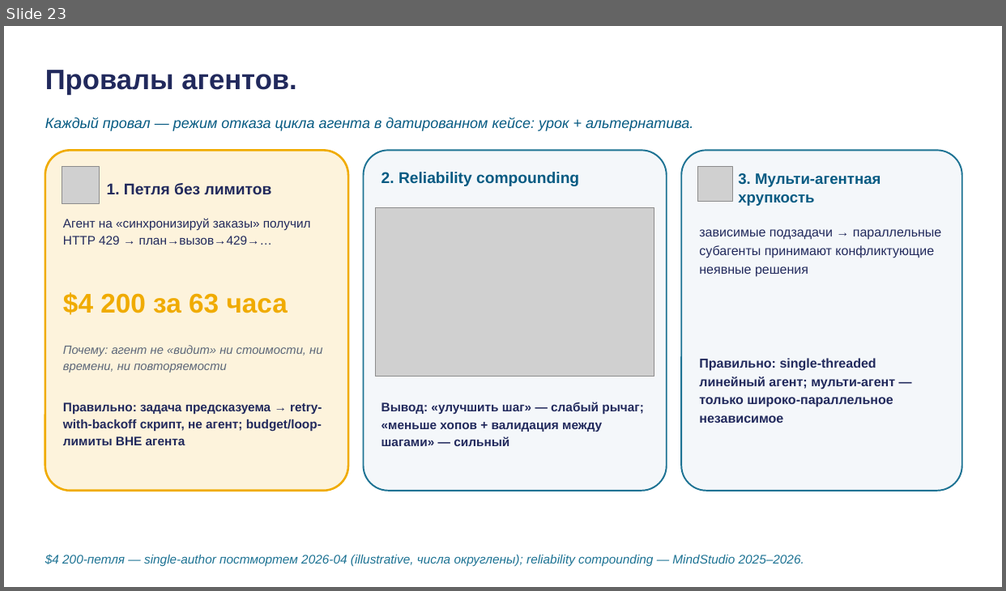
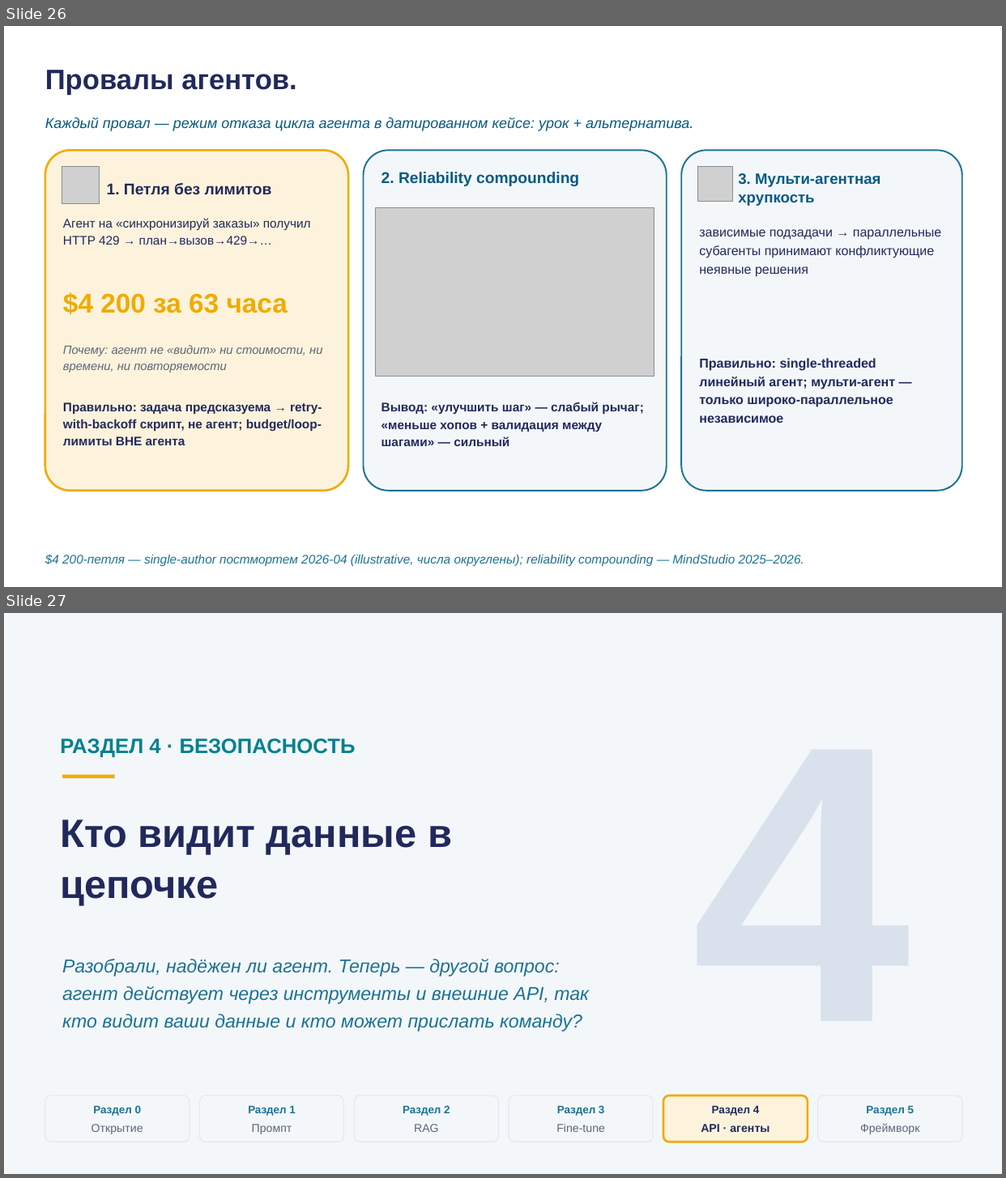
Before and after one commit to tellina-study/AI-usage-lessons, a slide deck: library/lectures/lec-03/rendered/lec-03.pptx. Shown one above the other, each under a label of ours: slide 23 before the commit, slides 26 and 27 after it. The pictures are 1006x591 and 1006x1178 pixels, drawn with LibreOffice and Linux fonts; fonts in the diff are those of the drawing; grey boxes stand for pictures. Boxes give left, top, right and bottom in pixels: in the first picture for what was removed or moved away, otherwise in the second. Text is boxed around its words. In the diff, an @@ line names an element or a change of style, - is before the commit and + after.

```diff
--- a/library/lectures/lec-03/rendered/lec-03.pptx
+++ b/library/lectures/lec-03/rendered/lec-03.pptx
@@ slide 27 added at (4,613,1002,1174), background #F4F7FA @@
@@ text added at (691,664,910,1105), 380 pt, text #D9E2EC, bold @@
+4
@@ text added at (60,739,356,757), 20 pt, text #028090, bold @@
+РАЗДЕЛ 4 · БЕЗОПАСНОСТЬ
@@ rectangle added at (62,775,115,778), fill #F0AB00 @@
@@ text added at (60,820,452,905), 38 pt, text #21295C, bold @@
+Кто видит данные в цепочке
@@ text added at (62,959,589,1032), 18 pt, text #1C7293, italic @@
+Разобрали, надёжен ли агент. Теперь — другой вопрос: агент действует через инструменты и внешние API, так кто видит ваши данные и кто может прислать команду?
@@ rounded rectangle added at (45,1096,189,1142), fill #F4F7FA, outline #E5EAF0 1 pt @@
@@ rounded rectangle added at (200,1096,345,1142), fill #F4F7FA, outline #E5EAF0 1 pt @@
@@ rounded rectangle added at (355,1096,499,1142), fill #F4F7FA, outline #E5EAF0 1 pt @@
@@ rounded rectangle added at (509,1096,654,1142), fill #F4F7FA, outline #E5EAF0 1 pt @@
@@ rounded rectangle added at (663,1096,808,1142), fill #FDF3DC, outline #F0AB00 2 pt @@
@@ rounded rectangle added at (819,1096,963,1142), fill #F4F7FA, outline #E5EAF0 1 pt @@
@@ text added at (93,1105,141,1116), 10.5 pt, text #1C7293, bold @@
+Раздел 0
@@ text added at (248,1105,295,1116), 10.5 pt, text #1C7293, bold @@
+Раздел 1
@@ text added at (403,1105,450,1116), 10.5 pt, text #1C7293, bold @@
+Раздел 2
@@ text added at (557,1105,604,1116), 10.5 pt, text #1C7293, bold @@
+Раздел 3
@@ text added at (712,1105,759,1116), 10.5 pt, text #21295C, bold @@
+Раздел 4
@@ text added at (866,1105,914,1116), 10.5 pt, text #1C7293, bold @@
+Раздел 5
@@ text added at (91,1124,143,1135), 11 pt, text #5B6678 @@
+Открытие
@@ text added at (252,1124,292,1135), 11 pt, text #5B6678 @@
+Промпт
@@ text added at (414,1124,439,1132), 11 pt, text #5B6678 @@
+RAG
@@ text added at (556,1124,605,1132), 11 pt, text #5B6678 @@
+Fine-tune
@@ text added at (701,1124,769,1132), 11 pt, text #21295C, bold @@
+API · агенты
@@ text added at (860,1123,919,1135), 11 pt, text #5B6678 @@
+Фреймворк
@@ what was slide 23 is now slide 26 @@
```
Also in this commit, not shown: 1 slide changed, 5 other slides added, 30 other files.
